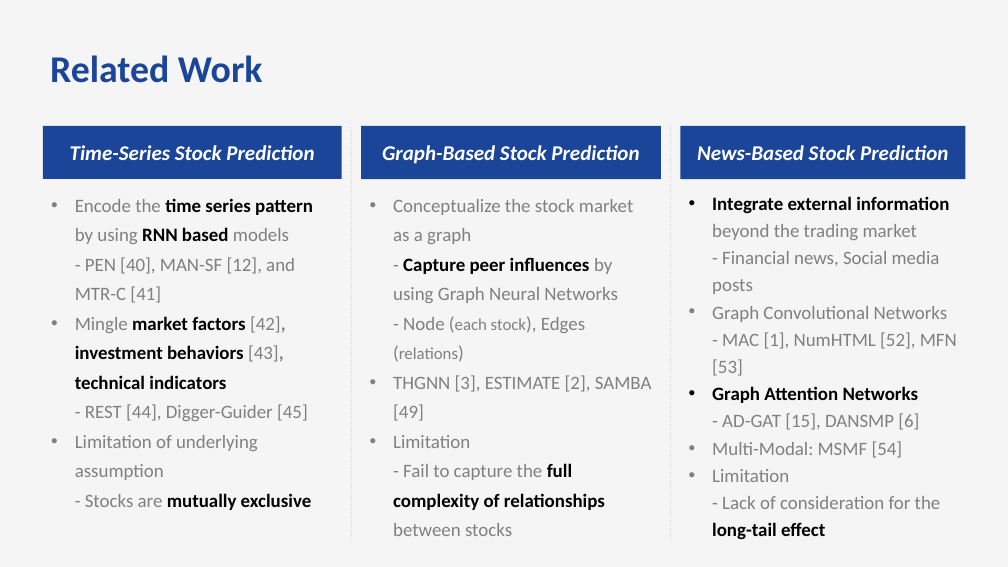
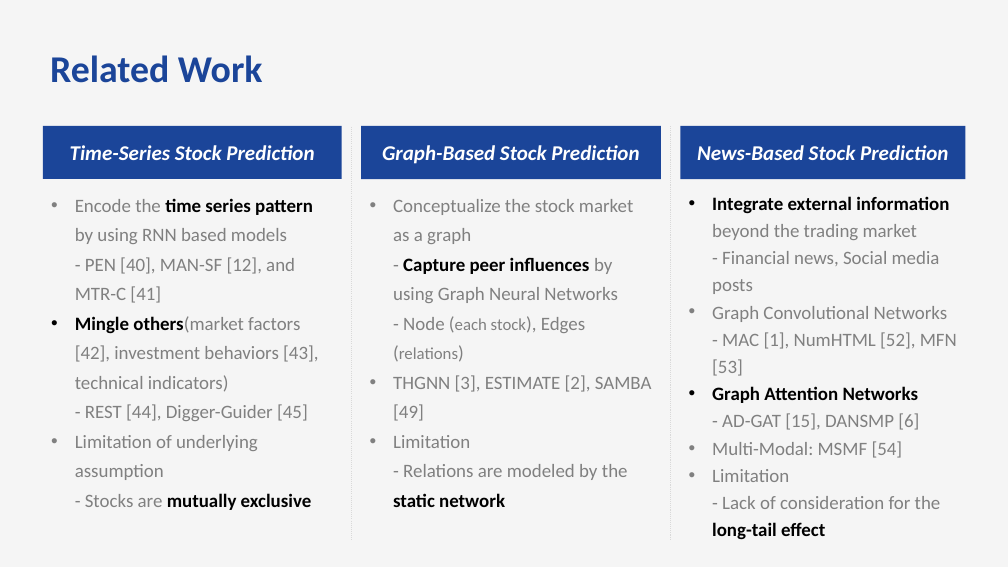
Before and after one commit to bts1991/study, a slide deck: slide 6 of 논문 Review/Others/paper_review.pptx. Drawn at 1008x567 pixels with LibreOffice and Linux fonts; fonts in the diff are those of the drawing. Boxes give left, top, right and bottom in pixels: in the first picture for what was removed or moved away, otherwise in the second. Text is boxed around its words. In the diff, an @@ line names an element or a change of style, - is before the commit and + after.

```diff
--- a/논문 Review/Others/paper_review.pptx
+++ b/논문 Review/Others/paper_review.pptx
@@ text at bbox=[75, 198, 313, 303]: text colour #000000 to #808080, bold off in "RNN based" @@
@@ text at bbox=[75, 316, 318, 421]: text changed; text colour #000000 to #808080; bold off @@
-  • Mingle market factors [42], investment behaviors [43], technical indicators
-    - REST [44], Digger-Guider [45]
+  • Mingle others(market factors [42], investment behaviors [43], technical indicators)
+    - REST [44], Digger-Guider [45]
@@ text at bbox=[393, 435, 628, 507]: text changed @@
-  • Limitation
-    - Fail to capture the full complexity of relationships between stocks
+  • Limitation
+    - Relations are modeled by the static network
```
Also in this commit, not shown: 10 other slides changed, 2 other files.
